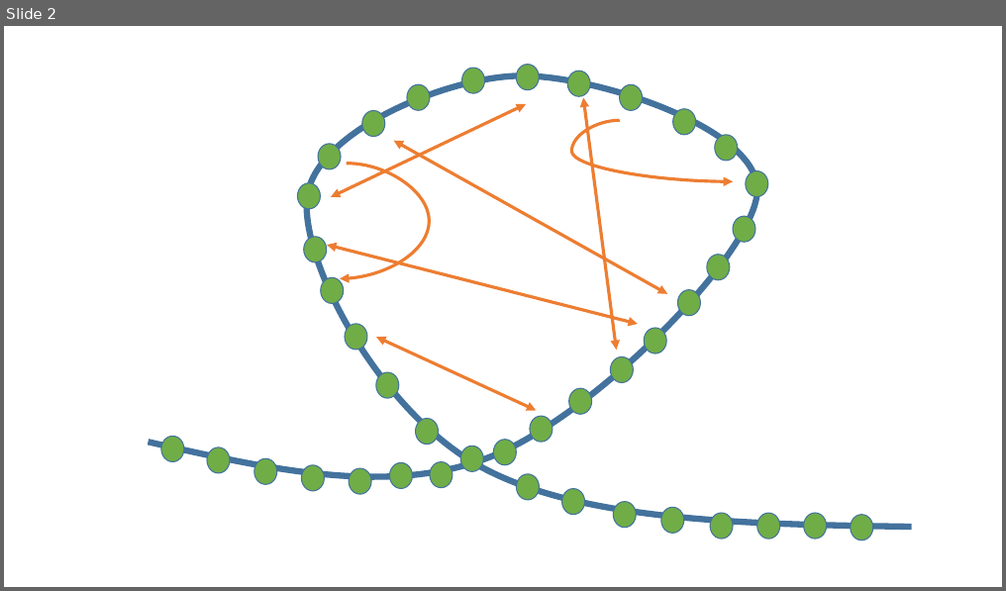
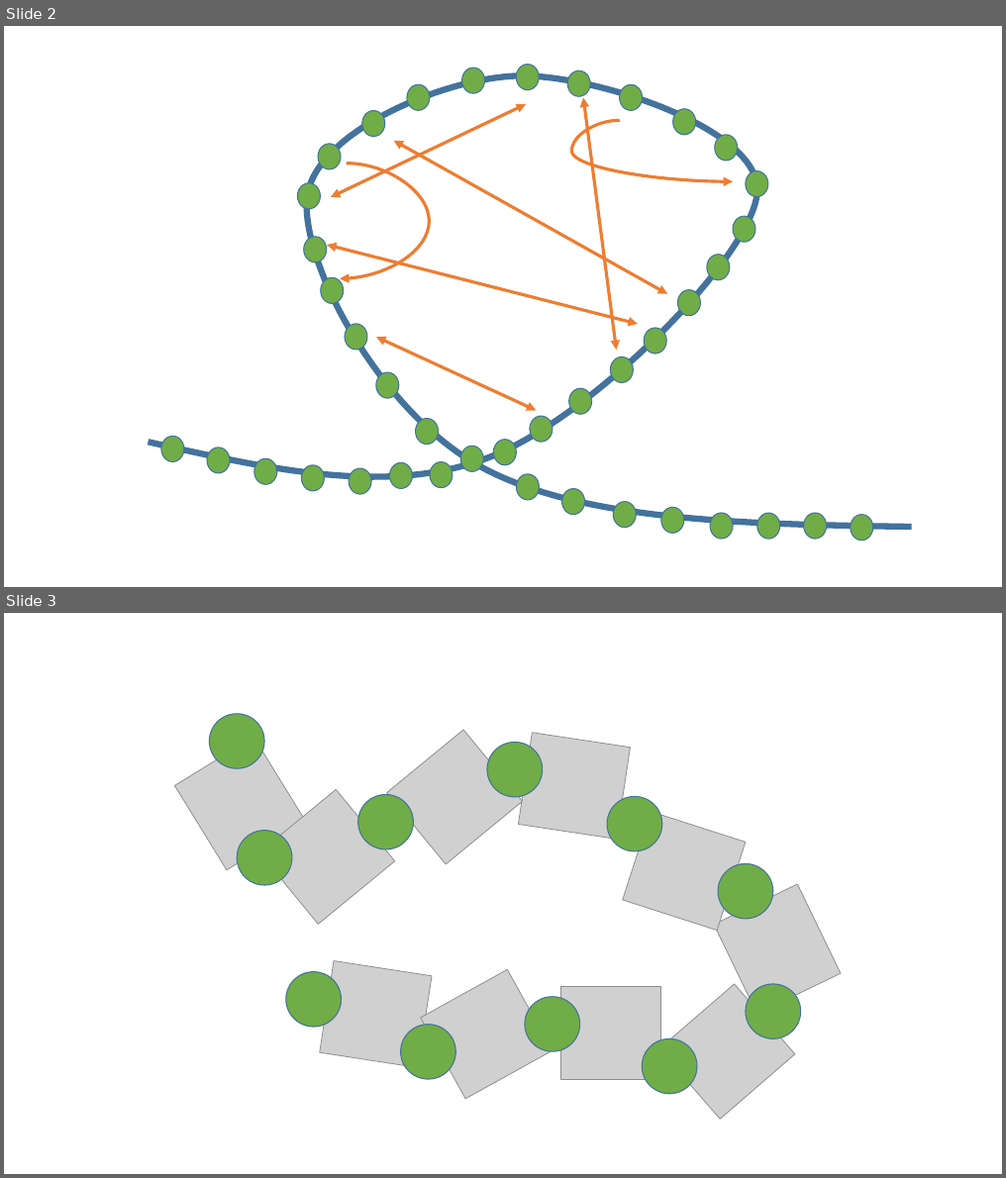
Before and after one commit to zhaENS/Project, a slide deck: Documents/(article) Random Loop Model to Explain the TAD in CC Experiments/polymerModelWithOneAndTwoFixedLoopsAndInternalConnections.pptx. Shown one above the other, each under a label of ours: slide 2 before the commit, slides 2 and 3 after it. The pictures are 1006x591 and 1006x1178 pixels, drawn with LibreOffice and Linux fonts; fonts in the diff are those of the drawing; grey boxes stand for pictures. Boxes give left, top, right and bottom in pixels: in the first picture for what was removed or moved away, otherwise in the second. Text is boxed around its words. In the diff, an @@ line names an element or a change of style, - is before the commit and + after.

Commit message:
presentation for the lab meeting

```diff
--- a/Documents/(article) Random Loop Model to Explain the TAD in CC Experiments/polymerModelWithOneAndTwoFixedLoopsAndInternalConnections.pptx
+++ b/Documents/(article) Random Loop Model to Explain the TAD in CC Experiments/polymerModelWithOneAndTwoFixedLoopsAndInternalConnections.pptx
@@ slide 3 added at [4,613,1002,1174], background #FFFFFF @@
@@ ellipse added at [209,714,264,768], fill #70AD47, outline #43739E 1 pt @@
@@ picture added at [387,730,523,865] @@
@@ picture added at [175,737,306,870] @@
@@ ellipse added at [487,743,543,797], fill #70AD47, outline #43739E 1 pt @@
@@ picture added at [518,733,631,840] @@
@@ picture added at [259,790,395,925] @@
@@ ellipse added at [358,795,414,850], fill #70AD47, outline #43739E 1 pt @@
@@ ellipse added at [607,796,662,851], fill #70AD47, outline #43739E 1 pt @@
@@ picture added at [623,811,746,931] @@
@@ ellipse added at [237,830,292,884], fill #70AD47, outline #43739E 1 pt @@
@@ ellipse added at [718,863,773,919], fill #70AD47, outline #43739E 1 pt @@
@@ picture added at [714,884,841,1015] @@
@@ picture added at [320,961,433,1068] @@
@@ ellipse added at [286,972,342,1027], fill #70AD47, outline #43739E 1 pt @@
@@ picture added at [420,970,552,1099] @@
@@ ellipse added at [525,997,580,1052], fill #70AD47, outline #43739E 1 pt @@
@@ picture added at [561,987,661,1079] @@
@@ picture added at [659,984,795,1120] @@
@@ ellipse added at [746,984,801,1039], fill #70AD47, outline #43739E 1 pt @@
@@ ellipse added at [401,1025,456,1079], fill #70AD47, outline #43739E 1 pt @@
@@ ellipse added at [642,1039,697,1093], fill #70AD47, outline #43739E 1 pt @@
```
Also in this commit, not shown: 5 other files.
